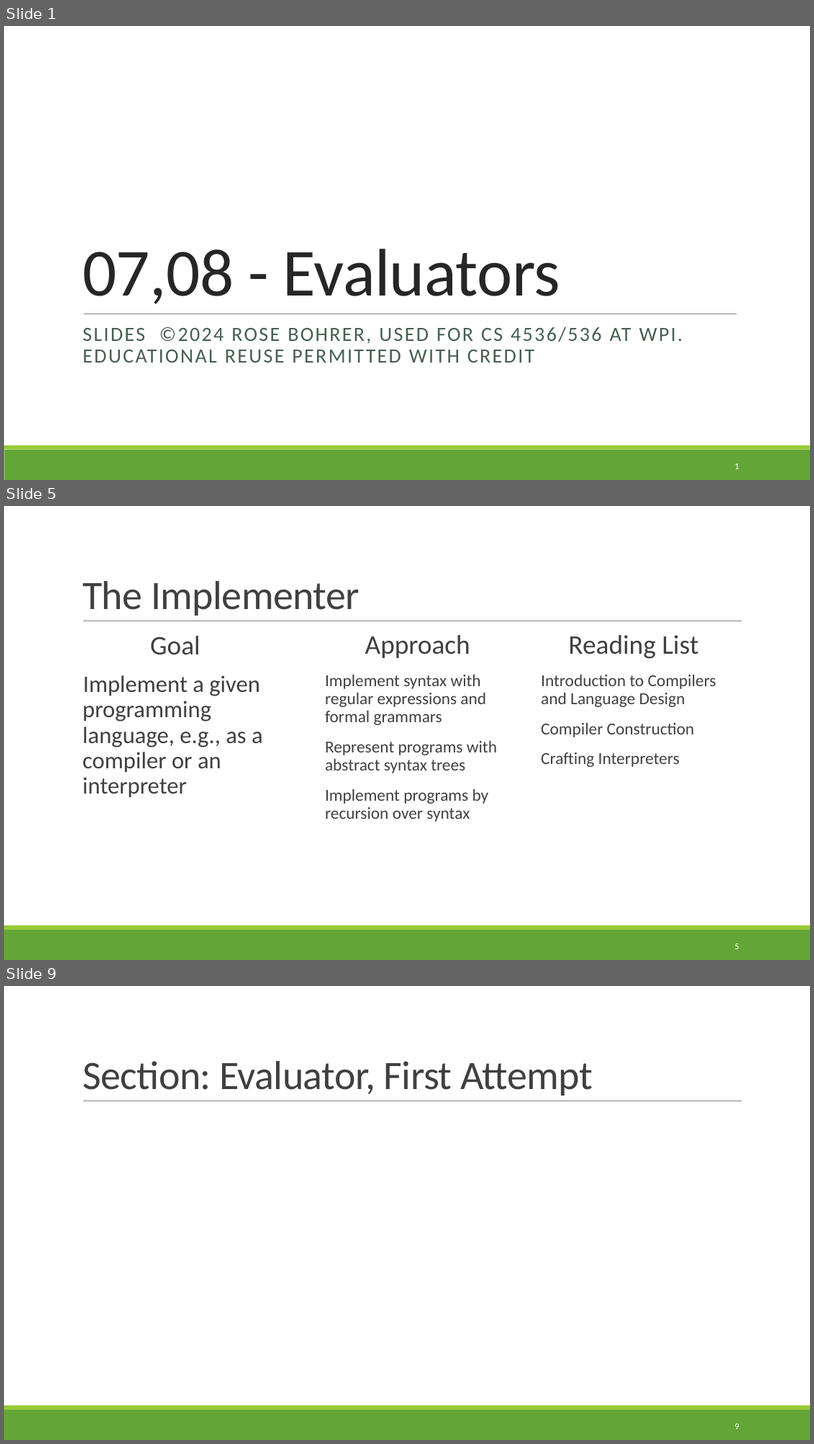
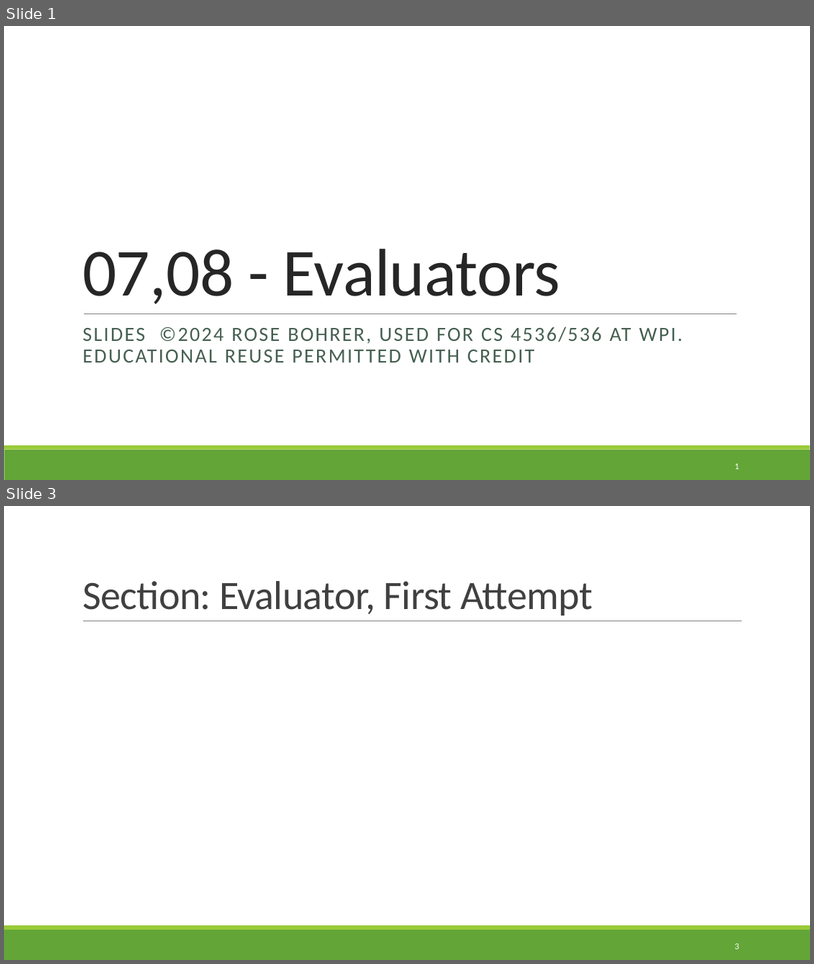
Before and after one commit to rbohrer/pl-course, a slide deck: LectureSlides/0708Evaluators.pptx. Shown one above the other, each under a label of ours: slides 1, 5 and 9 before the commit, slides 1 and 3 after it; the slides between them are not shown. The pictures are 814x1444 and 814x964 pixels, drawn with LibreOffice and Linux fonts; fonts in the diff are those of the drawing. Boxes give left, top, right and bottom in pixels: in the first picture for what was removed or moved away, otherwise in the second. Text is boxed around its words. In the diff, an @@ line names an element or a change of style, - is before the commit and + after.

```diff
--- a/LectureSlides/0708Evaluators.pptx
+++ b/LectureSlides/0708Evaluators.pptx
@@ slide 5 removed at (x1=4, y1=506, x2=810, y2=960), background #FFFFFF; not listed: 3 template elements that a slide beside it also shows @@
@@ title removed at (x1=82, y1=581, x2=360, y2=615) @@
-The Implementer
@@ text removed at (x1=325, y1=635, x2=497, y2=821) @@
-  Approach
-  Implement syntax with regular expressions and formal grammars
-  Represent programs with abstract syntax trees
-  Implement programs by recursion over syntax
@@ text removed at (x1=541, y1=635, x2=717, y2=767) @@
-  Reading List
-  Introduction to Compilers and Language Design
-  Compiler Construction
-  Crafting Interpreters
@@ text removed at (x1=82, y1=636, x2=263, y2=798) @@
-  Goal
-  Implement a given programming language, e.g., as a compiler or an interpreter
@@ page number removed at (x1=735, y1=943, x2=739, y2=949) @@
-5
@@ what was slide 9 is now slide 3 @@
@@ page number at (x1=735, y1=943, x2=739, y2=949): text changed @@
-9
+3
```
Also in this commit, not shown: 3 slides changed, 5 other slides removed.
